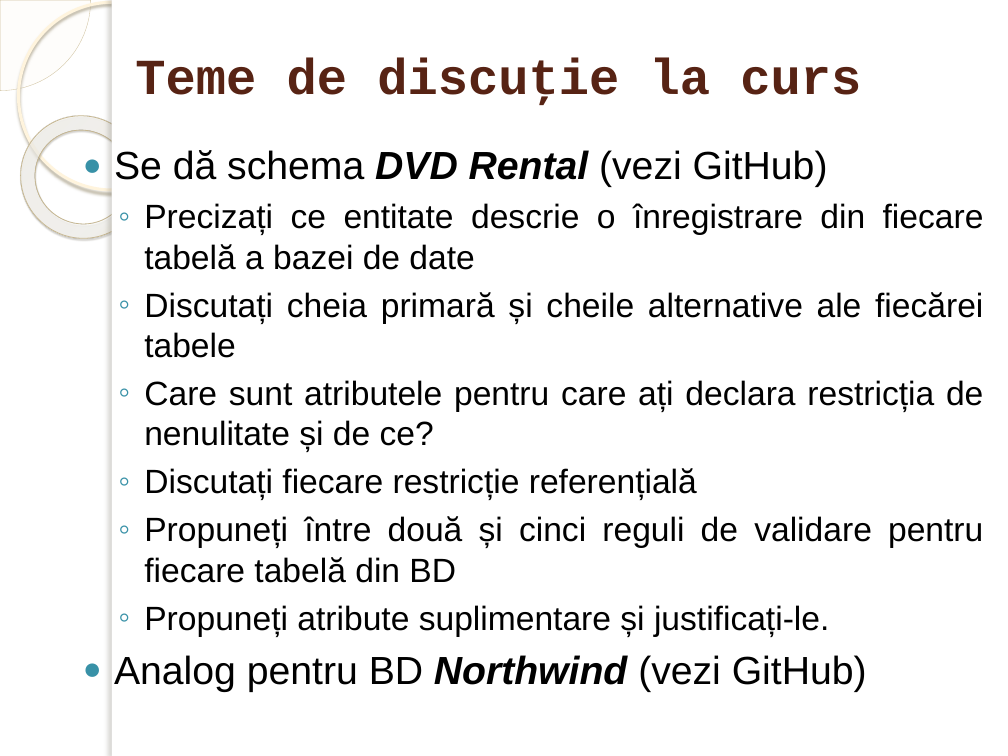
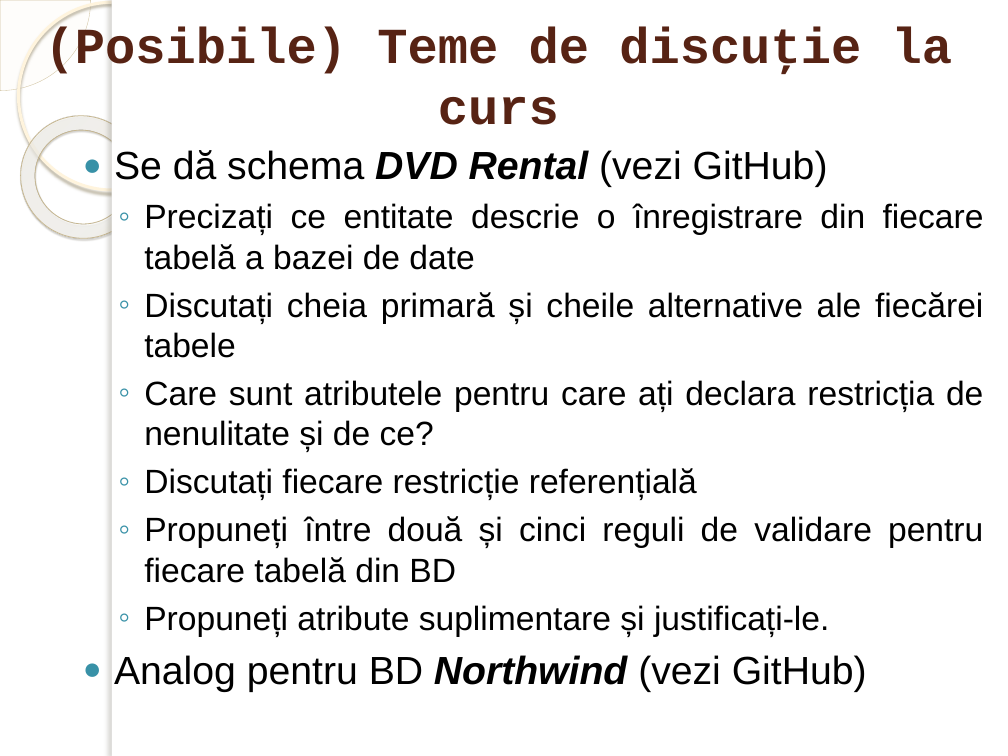
Before and after one commit to marinfotache/Baze-de-date-I, a slide deck: slide 64 of 02_Modelul_relational/02_Modelul_relational.pptx. Drawn at 1008x756 pixels with LibreOffice and Linux fonts; fonts in the diff are those of the drawing; background and template pictures are left out. Boxes give left, top, right and bottom in pixels: in the first picture for what was removed or moved away, otherwise in the second. Text is boxed around its words. In the diff, an @@ line names an element or a change of style, - is before the commit and + after.

```diff
--- a/02_Modelul_relational/02_Modelul_relational.pptx
+++ b/02_Modelul_relational/02_Modelul_relational.pptx
@@ title at [45, 27, 952, 125]: text changed @@
-Teme de discuţie la curs
+(Posibile) Teme de discuţie la curs
```
Also in this commit, not shown: 5 other slides changed.
